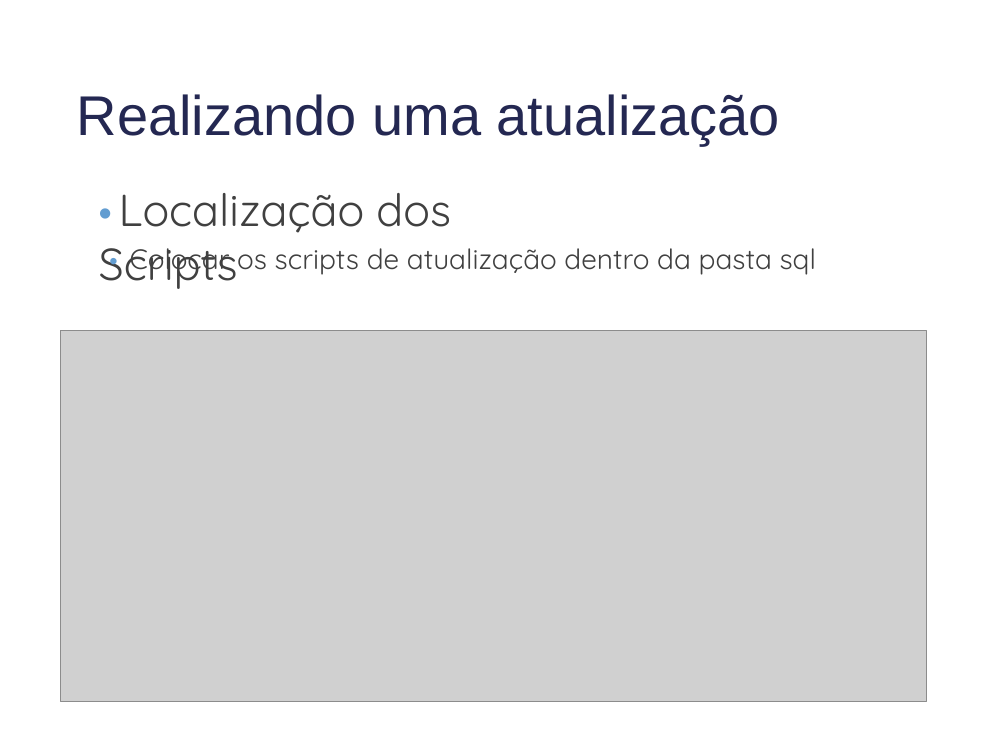
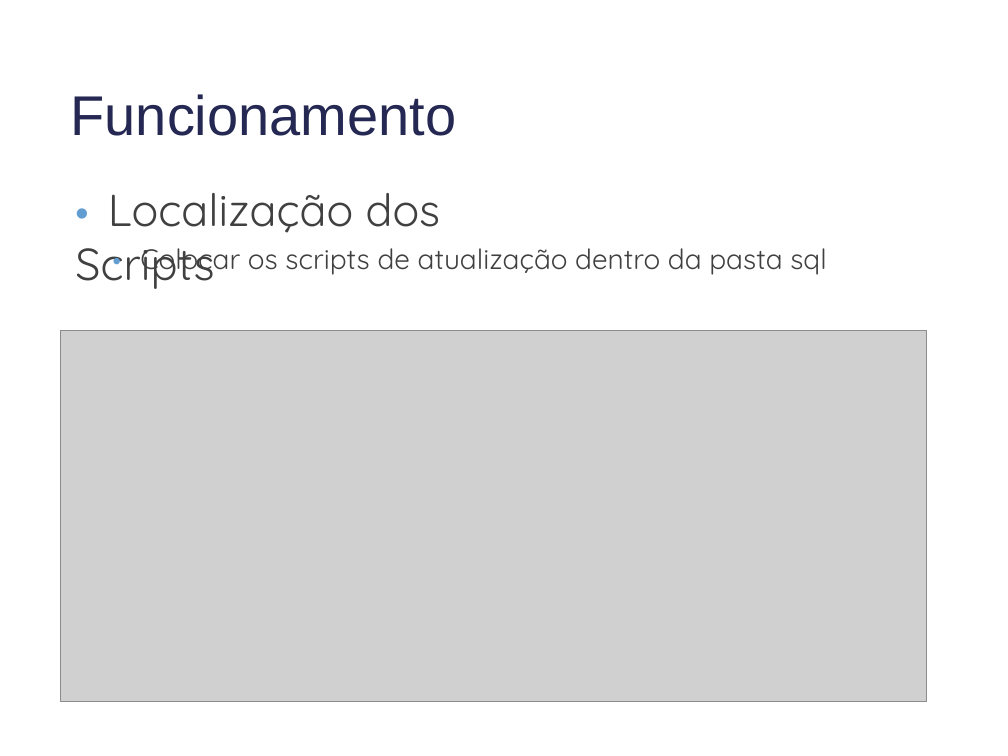
Before and after one commit to eversongouvea/flyway-embedded, a slide deck: slide 11 of ajuda.ppt. Drawn at 1008x756 pixels with LibreOffice and Linux fonts; fonts in the diff are those of the drawing; grey boxes stand for pictures; background and template pictures are left out. Boxes give left, top, right and bottom in pixels: in the first picture for what was removed or moved away, otherwise in the second. Text is boxed around its words. In the diff, an @@ line names an element or a change of style, - is before the commit and + after.

```diff
--- a/ajuda.ppt
+++ b/ajuda.ppt
@@ text added at (x1=71, y1=94, x2=457, y2=136), 40 pt, text #242852 @@
+Funcionamento
@@ text removed at (x1=77, y1=94, x2=780, y2=145) @@
-Realizando uma atualização
@@ text "• Localização dos Scripts" rewrapped from (x1=99, y1=193, x2=451, y2=289) to (x1=75, y1=193, x2=441, y2=289) @@
@@ text "• Colocar os scripts de ..." moved from (x1=130, y1=248, x2=816, y2=277) to (x1=140, y1=248, x2=826, y2=277) @@
```
Also in this commit, not shown: 14 other slides changed, 6 slides added.
